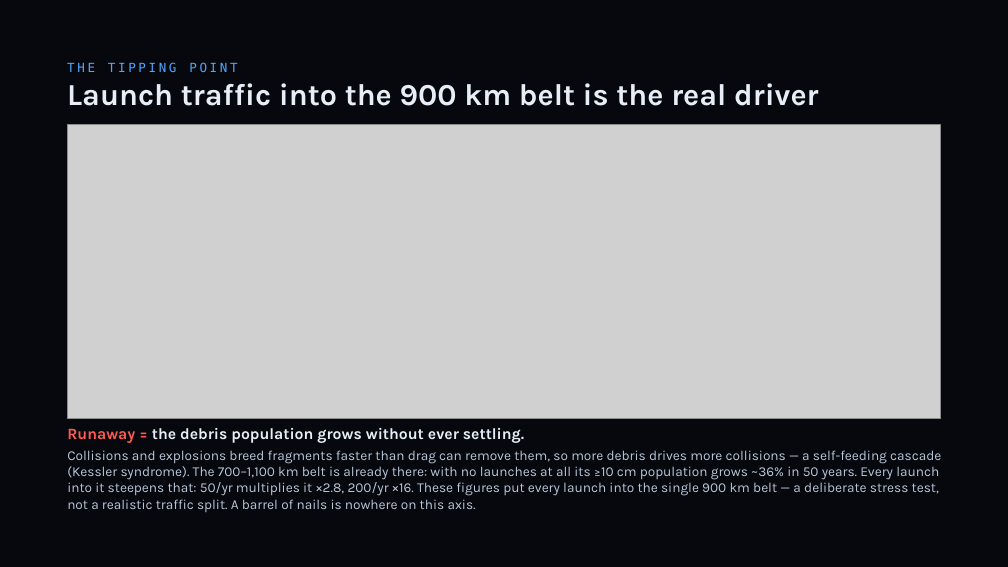
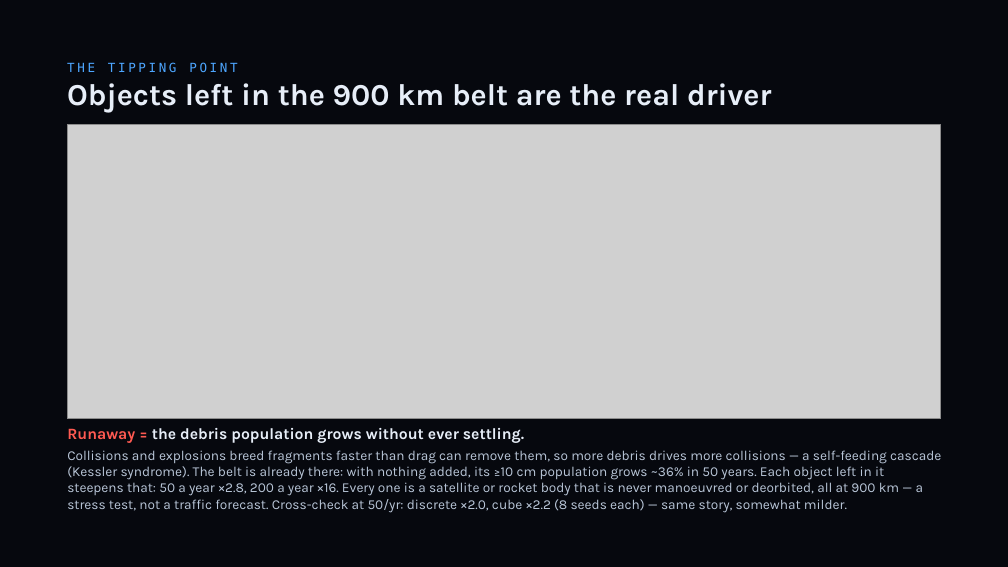
Before and after one commit to TimKadyrov/DebrisCascade, a slide deck: slide 14 of Barrel of Nails — Kessler Study.pptx. Drawn at 1008x567 pixels with LibreOffice and Linux fonts; fonts in the diff are those of the drawing; grey boxes stand for pictures. Boxes give left, top, right and bottom in pixels: in the first picture for what was removed or moved away, otherwise in the second. Text is boxed around its words. In the diff, an @@ line names an element or a change of style, - is before the commit and + after.

```diff
--- a/Barrel of Nails — Kessler Study.pptx
+++ b/Barrel of Nails — Kessler Study.pptx
@@ text at (67,83,771,113): text changed @@
-Launch traffic into the 900 km belt is the real driver
+Objects left in the 900 km belt are the real driver
@@ text at (67,450,941,513): text changed @@
-Collisions and explosions breed fragments faster than drag can remove them, so more debris drives more collisions — a self-feeding cascade (Kessler syndrome). The 700–1,100 km belt is already there: with no launches at all its ≥10 cm population grows ~36% in 50 years. Every launch into it steepens that: 50/yr multiplies it ×2.8, 200/yr ×16. These figures put every launch into the single 900 km belt — a deliberate stress test, not a realistic traffic split. A barrel of nails is nowhere on this axis.
+Collisions and explosions breed fragments faster than drag can remove them, so more debris drives more collisions — a self-feeding cascade (Kessler syndrome). The belt is already there: with nothing added, its ≥10 cm population grows ~36% in 50 years. Each object left in it steepens that: 50 a year ×2.8, 200 a year ×16. Every one is a satellite or rocket body that is never manoeuvred or deorbited, all at 900 km — a stress test, not a traffic forecast. Cross-check at 50/yr: discrete ×2.0, cube ×2.2 (8 seeds each) — same story, somewhat milder.
```
Also in this commit, not shown: 8 other slides changed, 10 other files.
